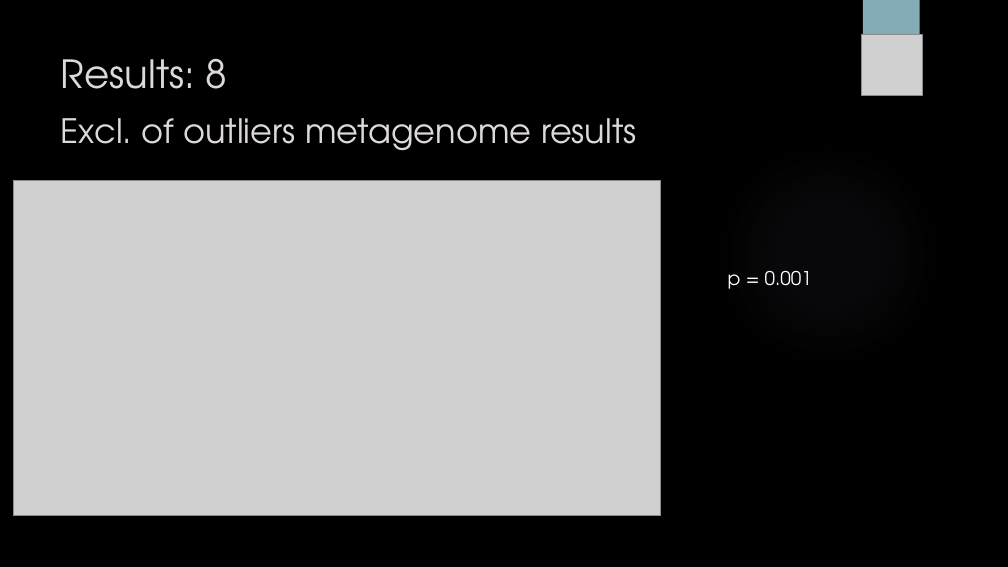
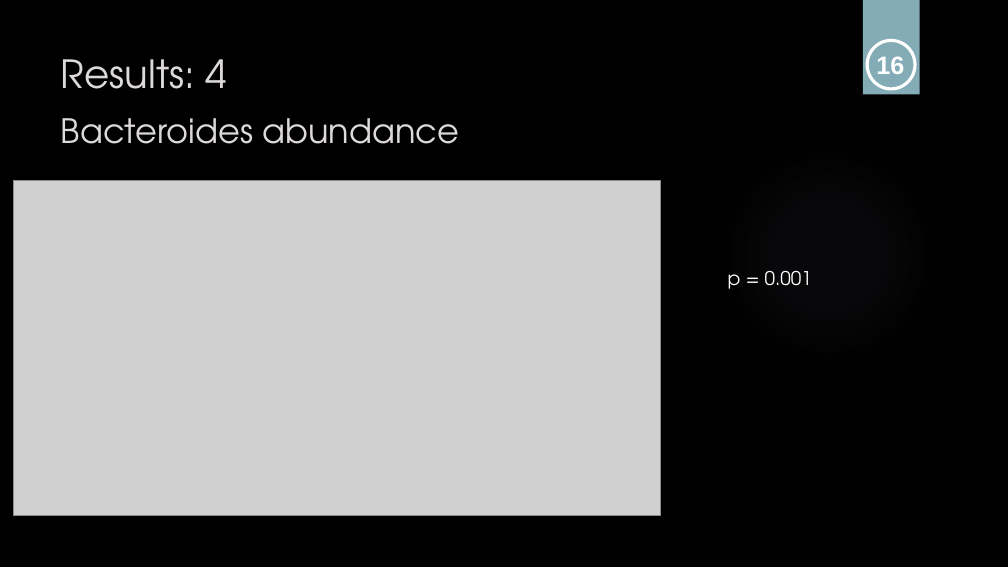
Before and after one commit to sabdeolive/Sabrina_BMS_Bachelor-Internship, a slide deck: slide 17 of Intermediate Presentation.pptx (slide 23 before the commit). Drawn at 1008x567 pixels with LibreOffice and Linux fonts; fonts in the diff are those of the drawing; grey boxes stand for pictures; background and template pictures are left out. Boxes give left, top, right and bottom in pixels: in the first picture for what was removed or moved away, otherwise in the second. Text is boxed around its words. In the diff, an @@ line names an element or a change of style, - is before the commit and + after.

```diff
--- a/Intermediate Presentation.pptx
+++ b/Intermediate Presentation.pptx
@@ title at [61,59,459,144]: text changed @@
-Results: 8
-Excl. of outliers metagenome results
+Results: 4
+Bacteroides abundance
@@ picture removed at [862,34,923,95] @@
@@ ellipse added at [867,40,915,88], outline #FFFFFF 3 pt @@
@@ text added at [876,56,904,74], 24 pt, text #FFFFFF, bold @@
+16
```
Also in this commit, not shown: 10 other slides changed, 11 slides added, 11 slides removed.
